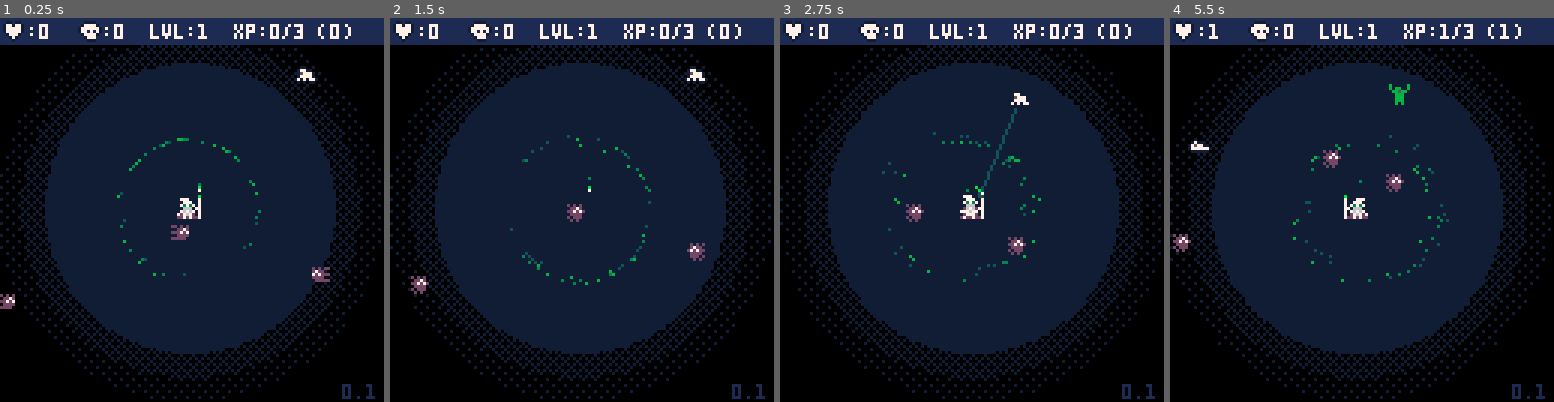
Above: before the commit, frames 1-4 (left to right).
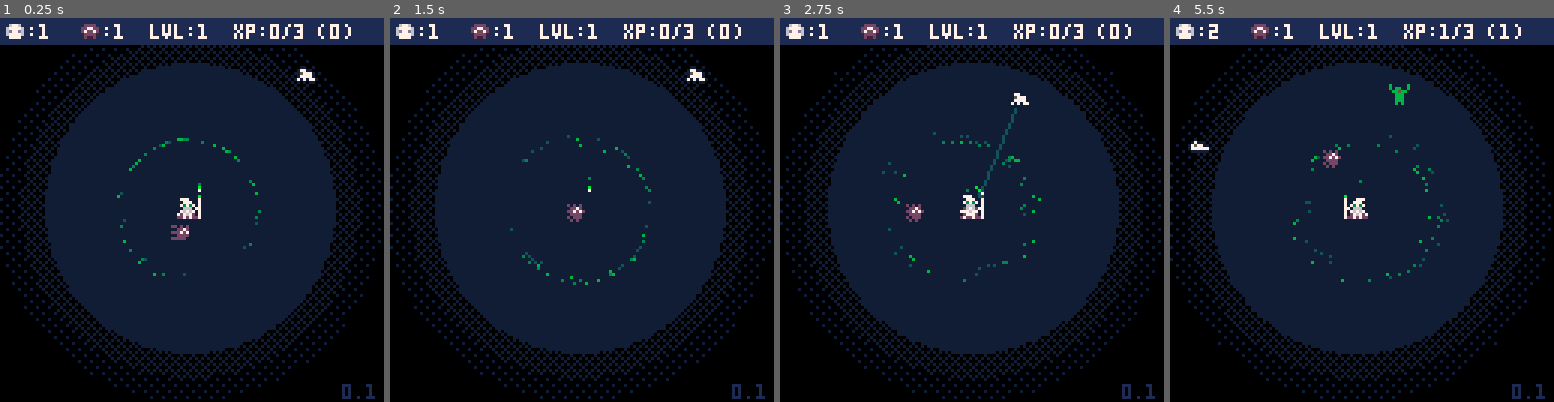
Above: after the commit, the same moments.

Repository: manyweare/heals-p8
Game: PICO-8 cartridge healers.p8
The game is run twice, just before and just after one commit, with the same random seed, the same clock (stepped at 60 frames per second) and the same inputs.
Inputs:
- Up to frame 1 (0.25 s): no input
- Up to frame 2 (1.5 s): tap X (X key) at 0.33, 1.07 s; tap O (Z key) at 0.7 s
- Up to frame 3 (2.75 s): hold Right 1.6-2.1 s; tap O (Z key) at 1.7, 2.1, 2.5 s; tap X (X key) at 1.85 s; hold Up 2.15-2.42 s; hold Right from 2.47 s (still down)
- Up to frame 4 (5.5 s): tap O (Z key) every 0.4 s from 2.9 to 5.3 s; tap X (X key) at 2.97, 4.08, 5.2 s; release Right at 3.03 s; hold Left 3.08-3.58 s; hold Down 3.63-3.97 s; hold Right 4.02-4.68 s; hold Up 4.73-5.03 s; hold Left from 5.08 s (still down)

The runs differ from the first frame. In frame 1, 0.8% of the frame differs, in the area x 0-86%, y 0-76%; in frame 2, 0.8%, in the area x 0-83%, y 0-72%; in frame 3, 0.6%; in frame 4, 0.8%.

Commit message:
Added game manager table, updated hud
Hud now tracks current live entities and enemies

Diff:
--- a/enemies.lua
+++ b/enemies.lua
@@ -13,7 +13,7 @@
 	en_spw_tmr = 0
 	enemies = {}
 	dead_enemies = {}
-	spawn_enemies(3)
+	spawn_enemies(1)
 end
 
 function spawn_enemies(i)
@@ -51,12 +51,13 @@
 			h = e.h + e.col_offset[4]
 		}
 		add(enemies, e)
+		game.live_ens += 1
 	end
 end
 
 function u_enemies()
 	en_spw_tmr += 1
-	if (en_spw_tmr % 60 == 0) then
+	if (en_spw_tmr % 90 == 0) then
 		en_spw_tmr = 0
 		spawn_enemies(0 + flr(rnd(2)))
 	end
@@ -145,4 +146,6 @@
 	add(dead_enemies, e)
 	del(enemies, e)
 	sfx(sfxt.enemy_dead, 2)
+	game.dead_ens += 1
+	game.live_ens -= 1
 end
--- a/entities.lua
+++ b/entities.lua
@@ -47,6 +47,7 @@
 			h = e.h + e.col_offset[4]
 		}
 		add(spawning, e)
+		game.live_es += 1
 	end
 end
 
@@ -155,8 +156,9 @@
 	e.state = "dead"
 	add(dead, e)
 	del(entities, e)
-	hud.dead += 1
 	sfx(sfxt.thud)
+	game.dead_es += 1
+	game.live_es -= 1
 end
 
 function toggle_entity(e)
@@ -190,9 +192,9 @@
 
 function anim_healed(e)
 	if e.frame == 1 then
-		hud.healed += 1
 		addxp(1)
 		sfx(sfxt.healed)
+		game.healed_es += 1
 	end
 	if e.frame <= 30 then
 		if (e.frame % 5 == 0) then e.tgl = not e.tgl end
--- a/healers.p8
+++ b/healers.p8
@@ -16,14 +16,14 @@
 #include cam.lua
 #include enemies.lua
 __gfx__
-00000000000000000000000000000000606060601111111111111111000000000000000000000000000000000000000000000000000000000000000000000000
-07000070000000000000000060666066060606061122221111221221000000000000000000000000000000000000000000000000000000000000000000000000
-00700700000000000000000000000000606060601277772112772772000000000000000000000000000000000000000000000000000000000000000000000000
-00077000000000000000000066066606060606062777777212777772000000000000000000000000000000000000000000000000000000000000000000000000
-00077000000000000000000000000000606060602770707212777772000000000000000000000000000000000000000000000000000000000000000000000000
-00700700000000000000000060666066060606061277772111277721000000000000000000000000000000000000000000000000000000000000000000000000
-07000070000000000000000000000000606060601127771111127211000000000000000000000000000000000000000000000000000000000000000000000000
-00000000000000000000000066066606060606061112221111112111000000000000000000000000000000000000000000000000000000000000000000000000
+00000000000000000000000000000000606060600000000000000000000000000000000000000000000000000000000000000000000000000000000000000000
+07000070000000000000000060666066060606060000000000000000000000000000000000000000000000000000000000000000000000000000000000000000
+007007000000000000000000000000006060606000cccc0000677600000000000000000000000000000000000000000000000000000000000000000000000000
+00077000000000000000000066066606060606060cc77cc006777760000000000000000000000000000000000000000000000000000000000000000000000000
+00077000000000000000000000000000606060600c7cc7c006d77d60000000000000000000000000000000000000000000000000000000000000000000000000
+00700700000000000000000060666066060606060ecccce006777760000000000000000000000000000000000000000000000000000000000000000000000000
+070000700000000000000000000000006060606000ceec0000777700000000000000000000000000000000000000000000000000000000000000000000000000
+00000000000000000000000066066606060606060000000000000000000000000000000000000000000000000000000000000000000000000000000000000000
 0777000f0000000b0777000b0770000b000000000000000000000000000000000000000000000000000000000000000000000000000000000000000000000000
 00777007077700070077700700770007000000000000000000000000000000000000000000000000000000000000000000000000000000000000000000000000
 07373707007770070737370700777007000000000000000000000000000000000000000000000000000000000000000000000000000000000000000000000000
--- a/hud.lua
+++ b/hud.lua
@@ -5,8 +5,6 @@
 
 function setup_hud()
 	hud = {
-		dead = 0,
-		healed = 0,
 		xp = 0,
 		spr = { 5, 6 },
 		x = 0,
@@ -21,24 +19,24 @@
 	hud.y = cam.y
 	--hud.dead = dead
 	--hud.healed = healed
-	hud.xp = flr(p.curxp / xpmax) * hud.w
+	hud.xp = flr(p.curxp / game.xpmax) * hud.w
 	hud.hp = flr(p.hp / p.hpmax) * hud.w
 end
 
 function draw_hud()
 	--bg
 	rectfill(hud.x, hud.y, hud.x + hud.w, hud.y + hud.h, 1)
-	--healed
-	spr(hud.spr[2], hud.x, hud.y + 0)
-	print(":" .. tostr(hud.healed), hud.x + 9, hud.y + 2, 7)
-	--dead
+	--current live entities
+	spr(hud.spr[2], hud.x + 1, hud.y + 0)
+	print(":" .. tostr(game.live_es), hud.x + 9, hud.y + 2, 7)
+	--current live enemies
 	spr(hud.spr[1], hud.x + 26, hud.y + 0)
-	print(":" .. tostr(hud.dead), hud.x + 34, hud.y + 2, 7)
+	print(":" .. tostr(game.live_ens), hud.x + 34, hud.y + 2, 7)
 	--border
 	--rect(hud.x, hud.y, hud.x + 127, hud.y + 127, 1)
 	--text
 	print("lvl:" .. tostr(p.lvl), hud.x + 50, hud.y + 2, 7)
-	print("xp:" .. tostr(p.curxp) .. "/" .. tostr(xpmax) .. " (" .. tostr(p.totalxp) .. ")", hud.x + 78, hud.y + 2, 7)
+	print("xp:" .. tostr(p.curxp) .. "/" .. tostr(game.xpmax) .. " (" .. tostr(p.totalxp) .. ")", hud.x + 78, hud.y + 2, 7)
 	--d_xp_bar()
 	--d_hp_bar()
 	print(version, hud.x + 114, hud.y + 122, 1)
--- a/main.lua
+++ b/main.lua
@@ -1,23 +1,46 @@
 --main
+
+--TODOS:
+--adjust xp max increase curve
 
 function _init()
 	version = "0.1"
 	pi = 3.14
-	--color pal
+
+	--color palette--
 	poke(0x5f2e, 1)
 	pal({ [0] = 0, 1, 129, 3, 133, 5, 6, 7, 8, 138, 139, 11, 141, 13, 130, 131 }, 1)
 	--switch to a more NES palette
 	--this isn't it but better than the above
 	--pal({ [0] = 0, 1, 129, 3, 133, 5, 6, 7, 8, 9, 135, 141, 12, 142, 11, 138 }, 1)
-	--manager
-	xpmax = 3
-	xpmod = 1
+
+	--manager--
+	game = {
+		--current xp max
+		xpmax = 3,
+		--current xp modifier
+		xpmod = 1,
+		--current live enemies
+		live_ens = 0,
+		--total dead enemies
+		dead_ens = 0,
+		--current live entities
+		live_es = 0,
+		--total dead entities
+		dead_es = 0,
+		--total healed entities
+		healed_es = 0
+	}
+
+	--lvl anim frame
 	lvlanim = 0
-	--easing vars
+
+	--easing vars--
+	lt = time()
 	te = 0
-	lt = time()
 	dt = 0
-	--setup
+
+	--setup--
 	map_setup()
 	setup_hud()
 	player_setup()
@@ -31,7 +54,8 @@
 function _update()
 	--easing var
 	t = time()
-	--update funcs
+
+	--update funcs--
 	update_heals()
 	update_entities()
 	u_enemies()
@@ -55,28 +79,29 @@
 	draw_cam()
 end
 
---manager
-function addxp(xp)
+--manager functions--
+function addxp(n)
 	local ovrxp = 0
-	xp *= xpmod
+	n *= game.xpmod
 	--check for lvl up and overflow
-	if p.curxp + xp >= xpmax then
-		ovrxp = (p.curxp + xp) - xpmax
+	if p.curxp + n >= game.xpmax then
+		ovrxp = (p.curxp + n) - game.xpmax
 		p.curxp = ovrxp
 		--TODO: adjust leveling curve
 		lvlup()
 	else
-		p.curxp += xp * xpmod
+		p.curxp += n * game.xpmod
 	end
-	p.totalxp += xp * xpmod
+	p.totalxp += n * game.xpmod
 end
 
 function lvlup()
-	--log leveling scaling
+	--log scaling
 	--value = steepness * log_b(level + 1) + offset
 	p.lvl += 1
 	lvlanim = 1
-	xpmax = flr(xpmax * 1.5)
+	--TODO: adjust xp max increase curve
+	game.xpmax = flr(game.xpmax * 1.5)
 	aoe.range = flr(10 * log10(p.lvl + 1) + 24)
 	sfx(-1)
 	sfx(sfxt.lvlup)
@@ -91,6 +116,7 @@
 	end
 end
 
+--misc--
 function draw_range()
 	local c = 2
 	fillp(0x7fdf)
